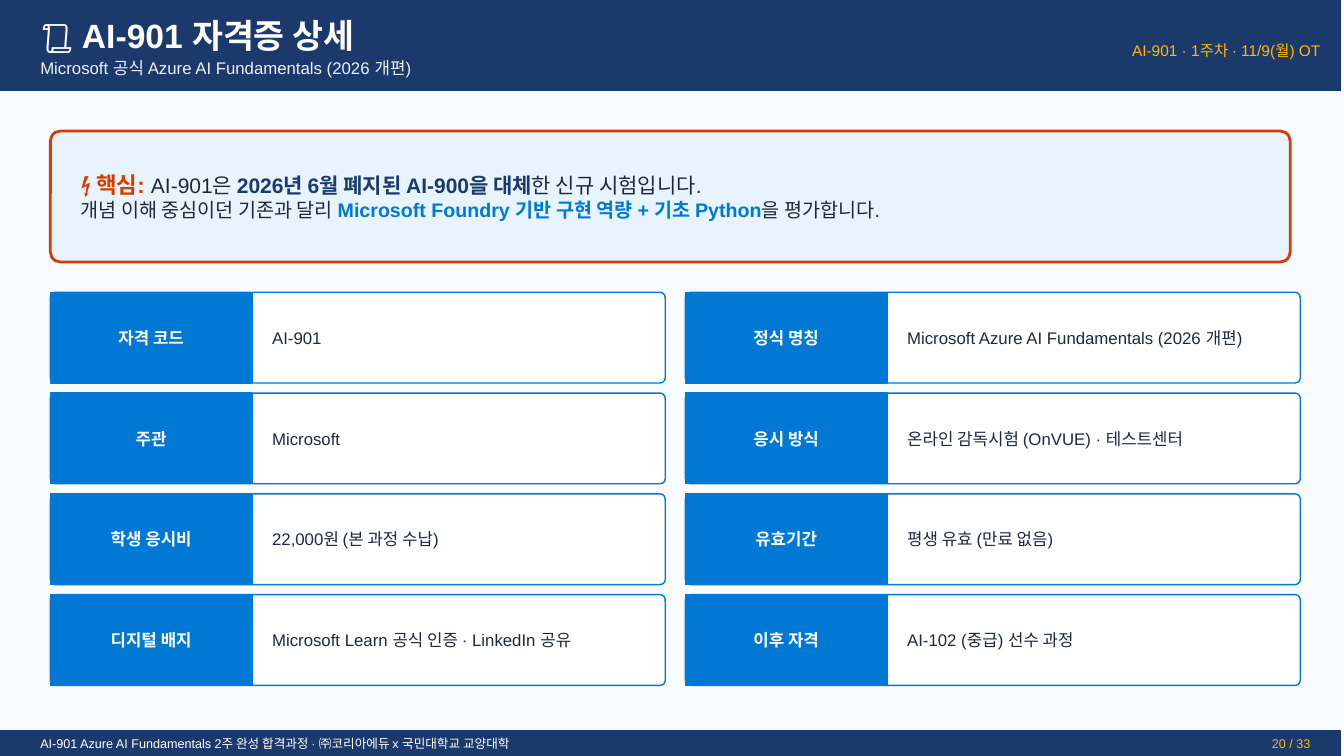
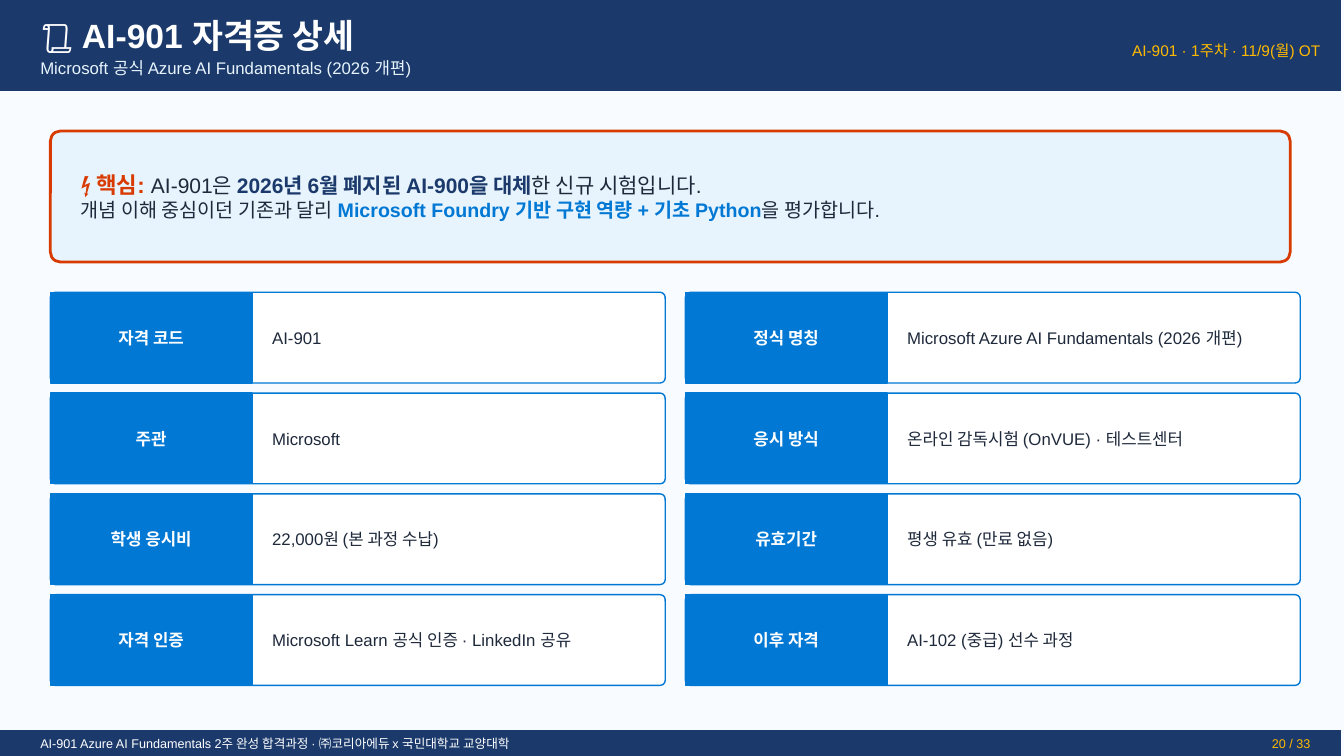
Before and after one commit to bsmkorea1216sj/chatbot, a slide deck: slide 20 of AI901-1. 오리엔테이션과정 소개 및 사전 진단 v3.pptx. Drawn at 1344x756 pixels with LibreOffice and Linux fonts; fonts in the diff are those of the drawing. Boxes give left, top, right and bottom in pixels: in the first picture for what was removed or moved away, otherwise in the second. Text is boxed around its words. In the diff, an @@ line names an element or a change of style, - is before the commit and + after.

```diff
--- a/AI901-1. 오리엔테이션과정 소개 및 사전 진단 v3.pptx
+++ b/AI901-1. 오리엔테이션과정 소개 및 사전 진단 v3.pptx
@@ text at (x1=118, y1=632, x2=184, y2=648): text changed @@
-디지털 배지
+자격 인증
```
Also in this commit, not shown: 2 other slides changed.
